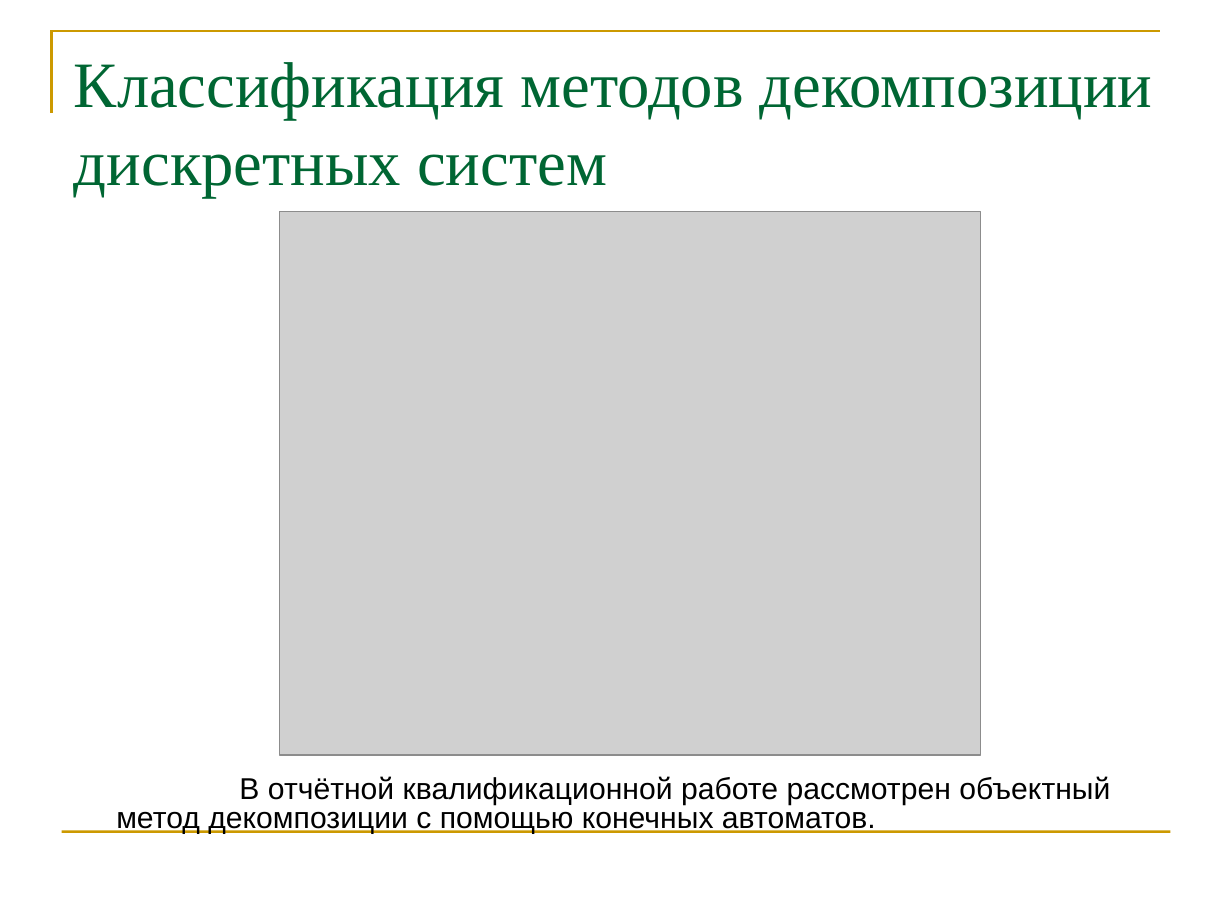
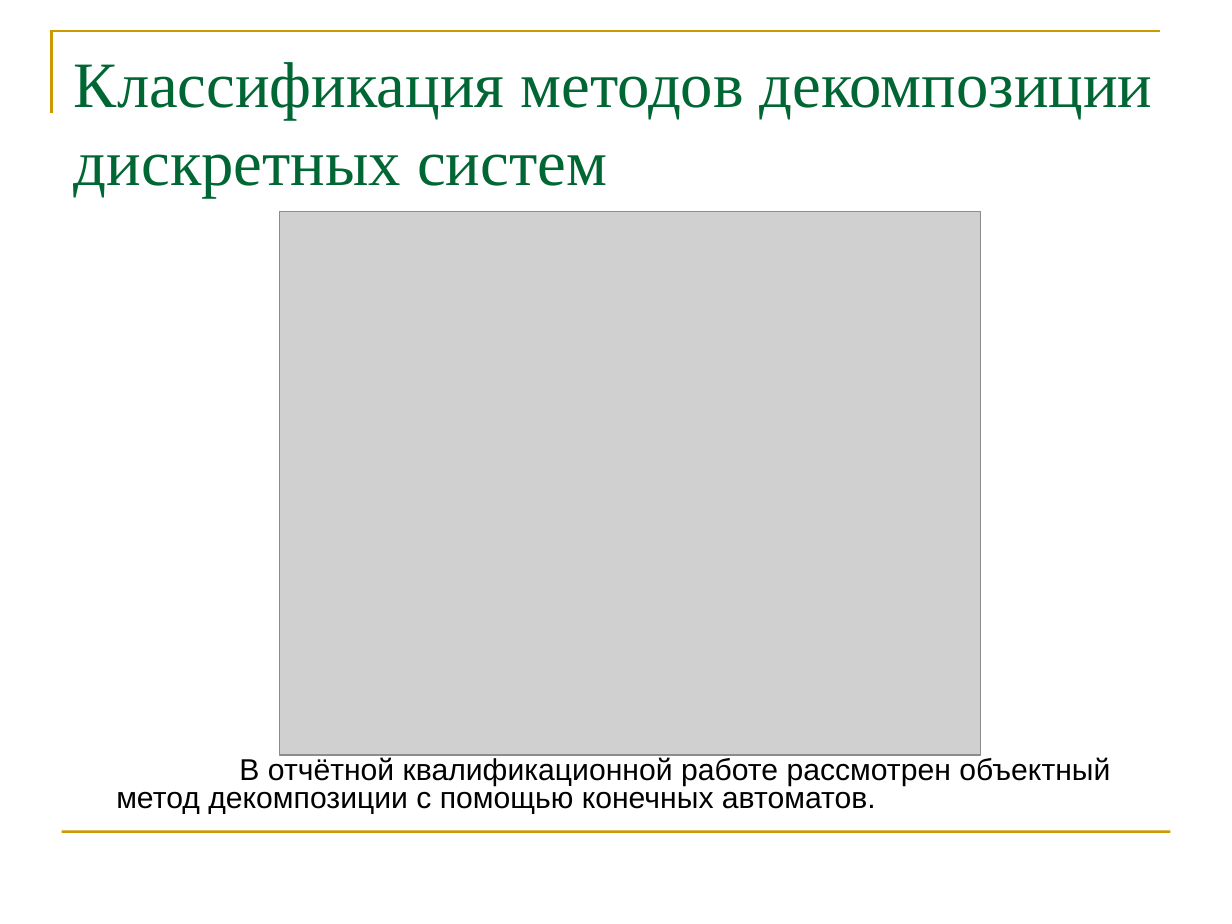
Before and after one commit to erad888/fsm-decompose, a slide deck: slide 6 of Презентация.pptx. Drawn at 1232x924 pixels with LibreOffice and Linux fonts; fonts in the diff are those of the drawing; grey boxes stand for pictures. Boxes give left, top, right and bottom in pixels: in the first picture for what was removed or moved away, otherwise in the second. Text is boxed around its words. In the diff, an @@ line names an element or a change of style, - is before the commit and + after.

```diff
--- a/Презентация.pptx
+++ b/Презентация.pptx
@@ text "В отчётной квалификационной работе рассмотрен ...": place and size @@
-text "В отчётной квалификационной работе рассмотрен ..." at <box>116,776,1110,834</box>
+text "В отчётной квалификационной работе рассмотрен ..." at <box>116,757,1110,814</box>
```
Also in this commit, not shown: 7 other slides changed, 1 slide added, 5 other files.
